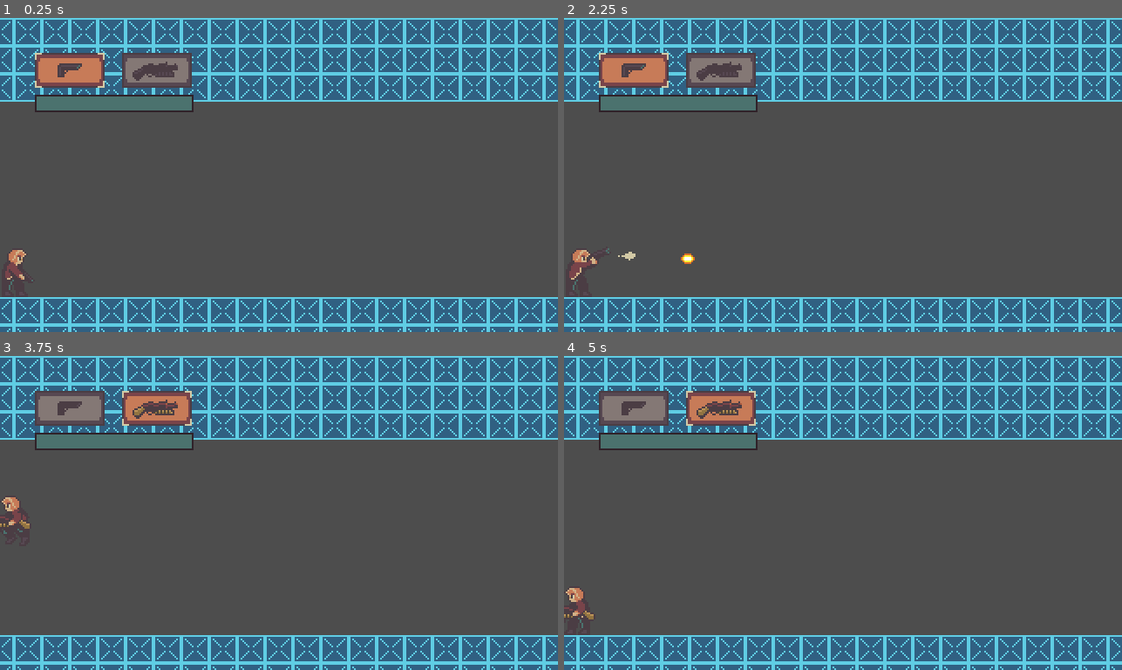
Above: before the commit, frames 1-4 (two rows, left to right).
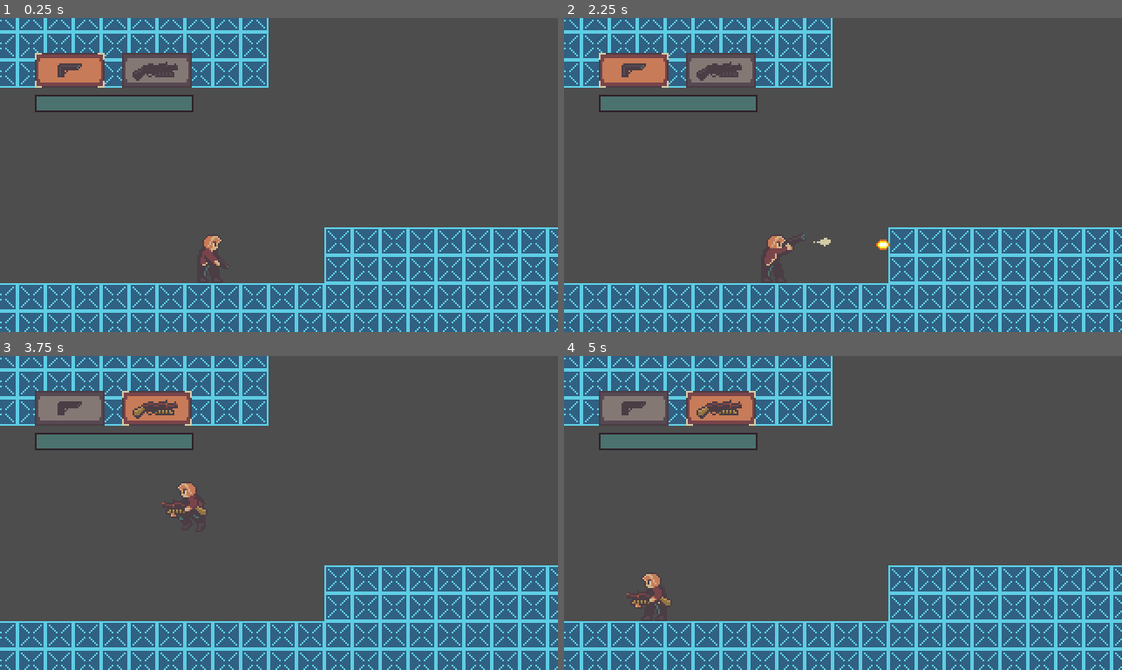
Above: after the commit, the same moments.

Repository: Walid-hh/Resident-Evil-2d-FanProject
Game: Godot game, scene res://levels/test_level.tscn
Same seed, same stepped clock (60 frames per second), same inputs: the game is played once before the commit and once after it.
Inputs (mouse positions are in pixels of both pictures, inside the frame that each line leads up to):
- Up to frame 1 (0.25 s): no input
- Up to frame 2 (2.25 s): tap Enter at 0.5, 2 s; move the mouse to (965, 159) at 0.52 s; hold D (right) 0.53-1.25 s; hold I (aim) 0.53-1.25 s; click (965, 159) at 0.67 s; tap Space (jump) at 0.77, 1.25 s; drag from (731, 190) to (575, 272) at 1.27 s; move the mouse to (898, 105) at 2.02 s; hold D (right) from 2.03 s (still down); hold I (aim) from 2.03 s (still down); tap U (fire) at 2.1 s
- Up to frame 3 (3.75 s): release D (right) at 2.75 s; release I (aim) at 2.75 s; drag from (251, 575) to (111, 465) at 2.77 s; tap Space (jump) at 3.5 s; move the mouse to (446, 560) at 3.52 s; hold A (left) from 3.53 s (still down); hold I (aim) from 3.53 s (still down); tap J (previous_weapon) at 3.6 s
- Up to frame 4 (5 s): tap Space (jump) at 3.77 s; release A (left) at 4.25 s; release I (aim) at 4.25 s; drag from (675, 465) to (575, 610) at 4.27 s

The runs differ from the first frame. In frame 1, 38% of the frame differs, in the area x 0-100%, y 0-100%; in frame 2, 38%; in frame 3, 38%; in frame 4, 38%.

Commit message:
one direction camera (no smoothing)

Diff:
--- a/levels/camera_bounds.gd
+++ b/levels/camera_bounds.gd
@@ -1,12 +1,27 @@
+@tool
 class_name CameraBounds extends Node2D
 
 const CAMERA_BOUNDS_GROUP := "camera_bounds"
+const EDITOR_FILL_COLOR := Color(0.1, 0.8, 1.0, 0.08)
+const EDITOR_OUTLINE_COLOR := Color(0.1, 0.8, 1.0, 0.85)
 
-@export var bounds := Rect2(-120, -16, 2000, 180)
+@export var bounds := Rect2(-120, -16, 2000, 180):
+	set(value):
+		bounds = value
+		queue_redraw()
 
 
 func _ready() -> void:
 	add_to_group(CAMERA_BOUNDS_GROUP)
+	queue_redraw()
+
+
+func _draw() -> void:
+	if !Engine.is_editor_hint():
+		return
+
+	draw_rect(bounds, EDITOR_FILL_COLOR, true)
+	draw_rect(bounds, EDITOR_OUTLINE_COLOR, false, 1.0)
 
 
 func get_camera_bounds() -> Rect2:
--- a/levels/test_level.tscn
+++ b/levels/test_level.tscn
@@ -2,6 +2,7 @@
 
 [ext_resource type="PackedScene" uid="uid://d2kcrwo154i6i" path="res://player/player.tscn" id="1_46lwt"]
 [ext_resource type="Texture2D" uid="uid://bg2idqwgyydl6" path="res://levels/levelsAssets/placeholder.png" id="2_x25rp"]
+[ext_resource type="Script" uid="uid://pdv6a030eesg" path="res://levels/camera_bounds.gd" id="3_jb8ip"]
 
 [sub_resource type="TileSetAtlasSource" id="TileSetAtlasSource_gmgay"]
 texture = ExtResource("2_x25rp")
@@ -15,9 +16,13 @@
 
 [node name="TestLevel" type="Node2D" unique_id=369580581]
 
+[node name="CameraBounds" type="Node2D" parent="." unique_id=851252121]
+script = ExtResource("3_jb8ip")
+bounds = Rect2(-750, -710, 1800, 1200)
+
 [node name="Foreground" type="TileMapLayer" parent="." unique_id=1356670159]
 tile_map_data = PackedByteArray("AAD4/wkAAAAAAAAAAAD4/woAAAAAAAAAAAD4/wsAAAAAAAAAAAD4/wwAAAAAAAAAAAD4/w0AAAAAAAAAAAD4/w …(74128 unchanged characters)…
 tile_set = SubResource("TileSet_w7r7j")
 
 [node name="Player" parent="." unique_id=2041772026 instance=ExtResource("1_46lwt")]
-position = Vector2(-246, 130)
+position = Vector2(270, 130)
--- a/player/camera/player_camera.gd
+++ b/player/camera/player_camera.gd
@@ -8,9 +8,11 @@
 @export var player_screen_x := 104.0
 @export var left_edge_margin := 8.0
 @export var right_edge_margin := 8.0
-@export var vertical_offset := -56.0
-@export var vertical_dead_zone := 12.0
+@export var vertical_offset := -48.0
 @export var follow_speed := 20.0
+@export_range(0.0, 1.0, 0.01) var follow_ease_weight := 1.0
+@export var vertical_follow_speed := 20.0
+@export_range(0.0, 1.0, 0.01) var vertical_follow_ease_weight := 1.0
 @export var lookahead_distance := 12.0
 @export var lookahead_speed := 8.0
 
@@ -43,10 +45,11 @@
 		_get_vertical_target_y()
 	)
 	target_camera_position = _clamp_camera_center(desired_position)
-	global_position = global_position.lerp(
-		target_camera_position,
-		1.0 - exp(-follow_speed * delta)
-	)
+	var horizontal_lerp := _get_lerp_alpha(follow_speed, delta, follow_ease_weight)
+	global_position.x = lerpf(global_position.x, target_camera_position.x, horizontal_lerp)
+	if _is_target_grounded():
+		var vertical_lerp := _get_lerp_alpha(vertical_follow_speed, delta, vertical_follow_ease_weight)
+		global_position.y = lerpf(global_position.y, target_camera_position.y, vertical_lerp)
 	if _has_active_stop():
 		_apply_stop_frame_constraint()
 	else:
@@ -139,13 +142,10 @@
 
 
 func _get_vertical_target_y() -> float:
-	var current_y := target_camera_position.y
-	var target_y := target.global_position.y + vertical_offset
-	if target_y < current_y - vertical_dead_zone:
-		return target_y + vertical_dead_zone
-	if target_y > current_y + vertical_dead_zone:
-		return target_y - vertical_dead_zone
-	return current_y
+	if !_is_target_grounded():
+		return target_camera_position.y
+
+	return target.global_position.y + vertical_offset
 
 
 func _apply_left_edge_constraint() -> void:
@@ -205,3 +205,19 @@
 
 func _has_active_stop() -> bool:
 	return !_active_stop_positions.is_empty()
+
+
+func _is_target_grounded() -> bool:
+	if target.has_meta("camera_is_on_floor"):
+		return target.get_meta("camera_is_on_floor")
+	if target.has_method("get_camera_is_on_floor"):
+		return target.get_camera_is_on_floor()
+	if target is CharacterBody2D:
+		return (target as CharacterBody2D).is_on_floor()
+	return true
+
+
+func _get_lerp_alpha(speed: float, delta: float, ease_weight: float) -> float:
+	var speed_alpha := clampf(speed * delta, 0.0, 1.0)
+	var eased_alpha := 1.0 - exp(-speed * delta)
+	return lerpf(speed_alpha, eased_alpha, clampf(ease_weight, 0.0, 1.0))
--- a/player/player.tscn
+++ b/player/player.tscn
@@ -957,9 +957,11 @@
 offset_right = 24.0
 offset_bottom = -41.0
 
-[node name="Camera" type="Camera2D" parent="." unique_id=292591951]
-position = Vector2(0, -56)
+[node name="Camera" type="Camera2D" parent="." unique_id=292591951 node_paths=PackedStringArray("target")]
 script = ExtResource("46_camera")
+target = NodePath("..")
+player_screen_x = 120.0
+follow_ease_weight = 0.5
 
 [node name="Legs" type="AnimatedSprite2D" parent="." unique_id=1495406380]
 unique_name_in_owner = true
--- a/test/unit/test_player_camera.gd
+++ b/test/unit/test_player_camera.gd
@@ -2,6 +2,7 @@
 
 var PlayerCameraScript: Script
 var CameraStopAreaScript: Script
+var CameraBoundsScript: Script
 
 var _player: CharacterBody2D
 var _camera
@@ -10,6 +11,7 @@
 func before_each() -> void:
 	PlayerCameraScript = load("res://player/camera/player_camera.gd")
 	CameraStopAreaScript = load("res://levels/camera_stop_area.gd")
+	CameraBoundsScript = load("res://levels/camera_bounds.gd")
 	_player = add_child_autofree(CharacterBody2D.new())
 	_player.add_to_group("player")
 	_camera = add_child_autofree(PlayerCameraScript.new())
@@ -18,8 +20,10 @@
 	_camera.player_screen_x = 104.0
 	_camera.left_edge_margin = 8.0
 	_camera.follow_speed = 1000.0
+	_camera.vertical_follow_speed = 4.0
 	_camera.lookahead_distance = 0.0
-	_camera.configure_bounds(Rect2(-120, -16, 2000, 360))
+	_camera.configure_bounds(Rect2(-120, -200, 2000, 720))
+	_player.set_meta("camera_is_on_floor", true)
 	_player.global_position = Vector2(40, 130)
 	_camera.snap_to_target()
 
@@ -45,13 +49,68 @@
 	assert_eq(_player.velocity.x, 0.0)
 
 
-func test_vertical_dead_zone_ignores_small_player_y_changes() -> void:
-	var original_y: float = _camera.get_target_camera_position().y
-	_player.global_position.y += _camera.vertical_dead_zone * 0.5
+func test_grounded_player_eases_camera_toward_vertical_offset() -> void:
+	_player.set_meta("camera_is_on_floor", true)
+	_player.global_position.y = 300.0
 
 	_camera.physics_update(0.1)
 
-	assert_eq(_camera.get_target_camera_position().y, original_y)
+	assert_eq(_camera.get_target_camera_position().y, 252.0)
+	assert_gt(_camera.global_position.y, 132.0)
+	assert_lt(_camera.global_position.y, 252.0)
+
+	var first_step_y := _camera.global_position.y
+	_camera.physics_update(0.1)
+
+	assert_gt(_camera.global_position.y, first_step_y)
+	assert_lt(_camera.global_position.y, 252.0)
+
+
+func test_vertical_lerp_ease_weight_changes_the_response_curve() -> void:
+	_player.set_meta("camera_is_on_floor", true)
+	_player.global_position.y = 300.0
+	_camera.vertical_follow_speed = 5.0
+	_camera.global_position.y = 132.0
+	_camera.target_camera_position.y = 132.0
+	_camera.vertical_follow_ease_weight = 0.0
+
+	_camera.physics_update(0.1)
+	var linear_y := _camera.global_position.y
+
+	_camera.global_position.y = 132.0
+	_camera.target_camera_position.y = 132.0
+	_camera.vertical_follow_ease_weight = 1.0
+	_camera.physics_update(0.1)
+	var eased_y := _camera.global_position.y
+
+	assert_gt(linear_y, eased_y)
+
+
+func test_camera_holds_vertical_target_while_airborne_then_resumes_on_landing() -> void:
+	_player.global_position.y = 300.0
+	_player.set_meta("camera_is_on_floor", true)
+
+	_camera.physics_update(0.1)
+
+	var grounded_y := _camera.global_position.y
+	assert_gt(grounded_y, 132.0)
+	assert_lt(grounded_y, 252.0)
+
+	_player.set_meta("camera_is_on_floor", false)
+	_player.global_position.y = 70.0
+
+	_camera.physics_update(0.1)
+
+	assert_eq(_camera.get_target_camera_position().y, 252.0)
+	assert_eq(_camera.global_position.y, grounded_y)
+
+	_player.global_position.y = 100.0
+	_player.set_meta("camera_is_on_floor", true)
+	_camera.physics_update(0.1)
+
+	assert_eq(_camera.get_target_camera_position().y, 52.0)
+	assert_lt(_camera.global_position.y, grounded_y)
+	assert_gt(_camera.global_position.y, 52.0)
 
 
 func test_level_bounds_clamp_camera_center() -> void:
@@ -60,6 +119,25 @@
 
 	_camera.snap_to_target()
 
+	assert_eq(_camera.global_position, Vector2(160, 90))
+
+
+func test_camera_bounds_returns_authored_rect() -> void:
+	var bounds_node = add_child_autofree(CameraBoundsScript.new())
+	bounds_node.bounds = Rect2(-32, -16, 640, 180)
+
+	assert_eq(bounds_node.get_camera_bounds(), Rect2(-32, -16, 640, 180))
+
+
+func test_camera_configures_from_level_camera_bounds() -> void:
+	var bounds_node = add_child_autofree(CameraBoundsScript.new())
+	bounds_node.bounds = Rect2(0, 0, 320, 180)
+	_camera.global_position = Vector2(600, 300)
+	_camera.target_camera_position = Vector2(600, 300)
+
+	_camera._configure_from_level()
+
+	assert_eq(_camera.camera_bounds, Rect2(0, 0, 320, 180))
 	assert_eq(_camera.global_position, Vector2(160, 90))
 
 
Not shown, changed: CONTEXT.md
